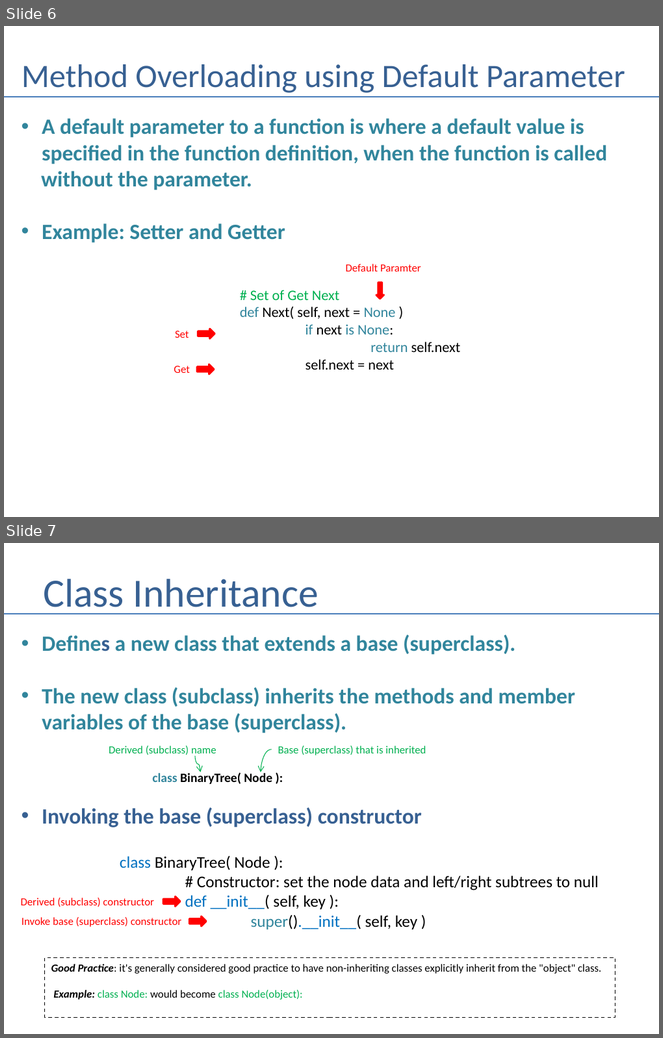
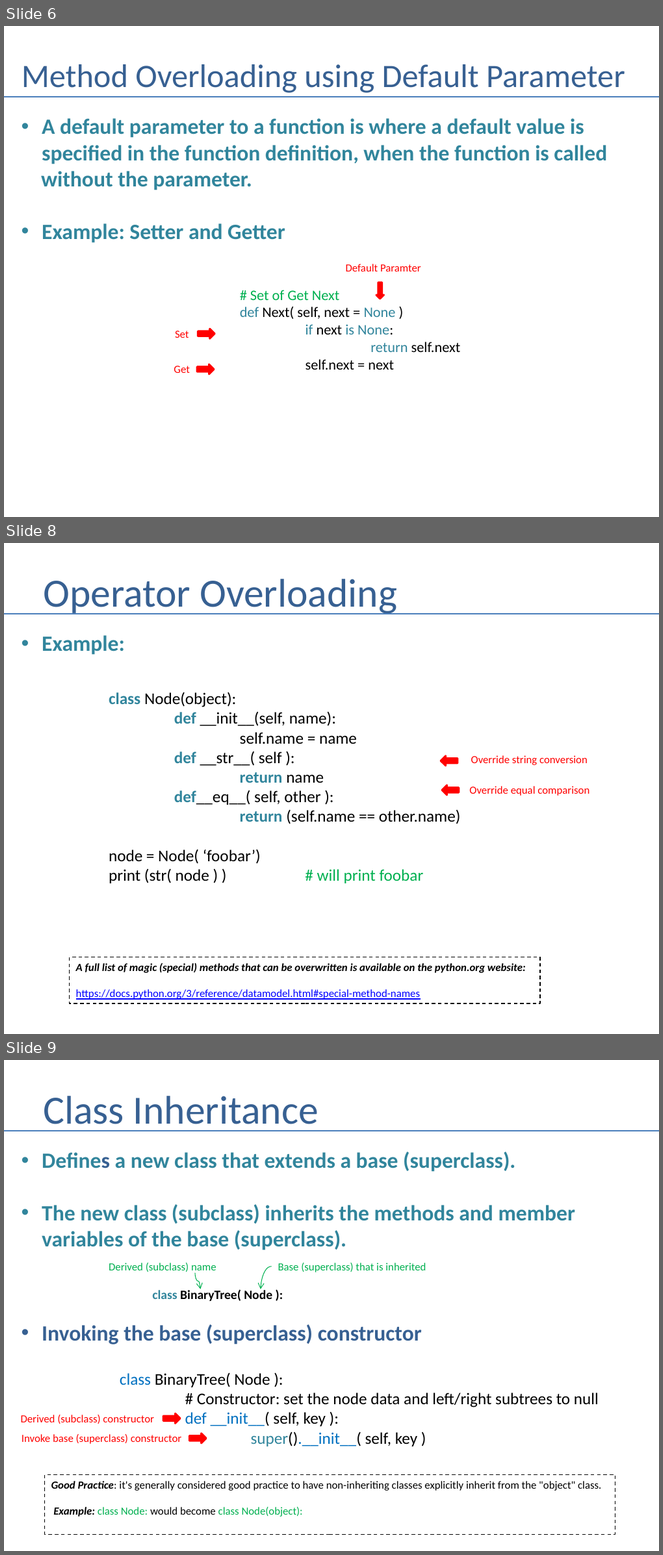
Before and after one commit to andrewferlitsch/Portland-Data-Science-Group, a slide deck: Presentations/Python - OOP.pptx. Shown one above the other, each under a label of ours: slides 6 and 7 before the commit, slides 6, 8 and 9 after it; the slides between them are not shown. The pictures are 663x1038 and 663x1555 pixels, drawn with LibreOffice and Linux fonts; fonts in the diff are those of the drawing. Boxes give left, top, right and bottom in pixels: in the first picture for what was removed or moved away, otherwise in the second. Text is boxed around its words. In the diff, an @@ line names an element or a change of style, - is before the commit and + after.

```diff
--- a/Presentations/Python - OOP.pptx
+++ b/Presentations/Python - OOP.pptx
@@ slide 8 added at bbox=[4, 543, 659, 1034], background #FFFFFF @@
@@ title added at bbox=[43, 579, 397, 615], 44 pt, text #376092 @@
+Operator Overloading
@@ line added from (4, 614) to (659, 614), #4B7EBC 1.5 pt @@
@@ text added at bbox=[42, 635, 125, 655], 24 pt, text #31859C, bold @@
+• Example:
@@ text added at bbox=[109, 692, 461, 884], 18 pt, text #000000 @@
+class Node(object):
+def __init__(self, name):
+self.name = name
+def __str__( self ):
+return name
+def__eq__( self, other ):
+return (self.name == other.name)
+node = Node( ‘foobar’)
+print (str( node ) ) # will print foobar
@@ right arrow added at bbox=[441, 756, 458, 766], fill #FF0000, outline #FF0000 2 pt @@
@@ text added at bbox=[471, 756, 588, 765], 12 pt, text #FF0000 @@
+Override string conversion
@@ right arrow added at bbox=[442, 785, 460, 795], fill #FF0000, outline #FF0000 2 pt @@
@@ text added at bbox=[469, 786, 590, 796], 12 pt, text #FF0000 @@
+Override equal comparison
@@ rectangle added at bbox=[70, 958, 541, 1005], outline #000000 1 pt dashed, 12 pt, text #000000, bold, italic @@
+A full list of magic (special) methods that can be overwritten is available on the python.org website:
+https://docs.python.org/3/reference/datamodel.html#special-method-names
@@ what was slide 7 is now slide 9 @@
```
Also in this commit, not shown: 1 other slide added, 1 other file.
